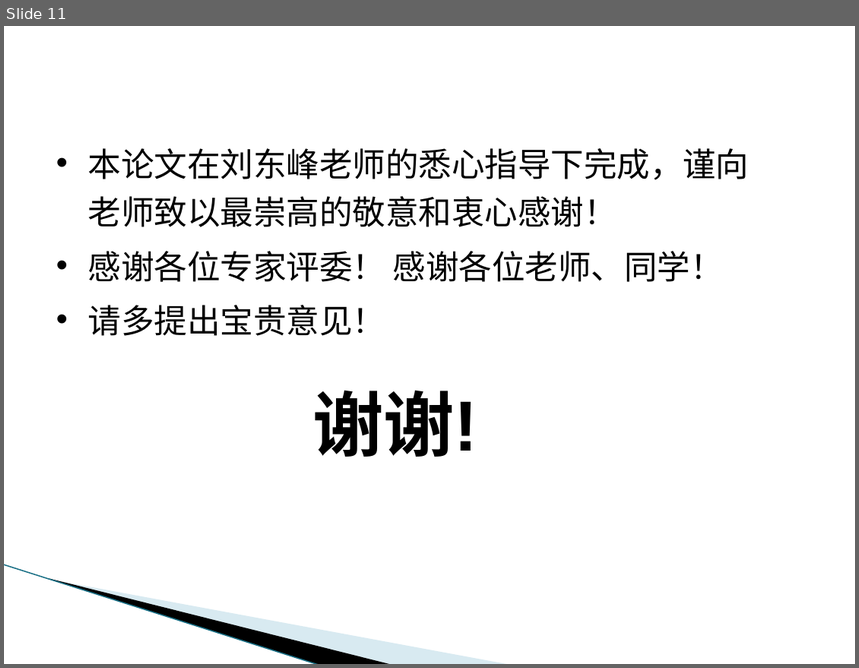
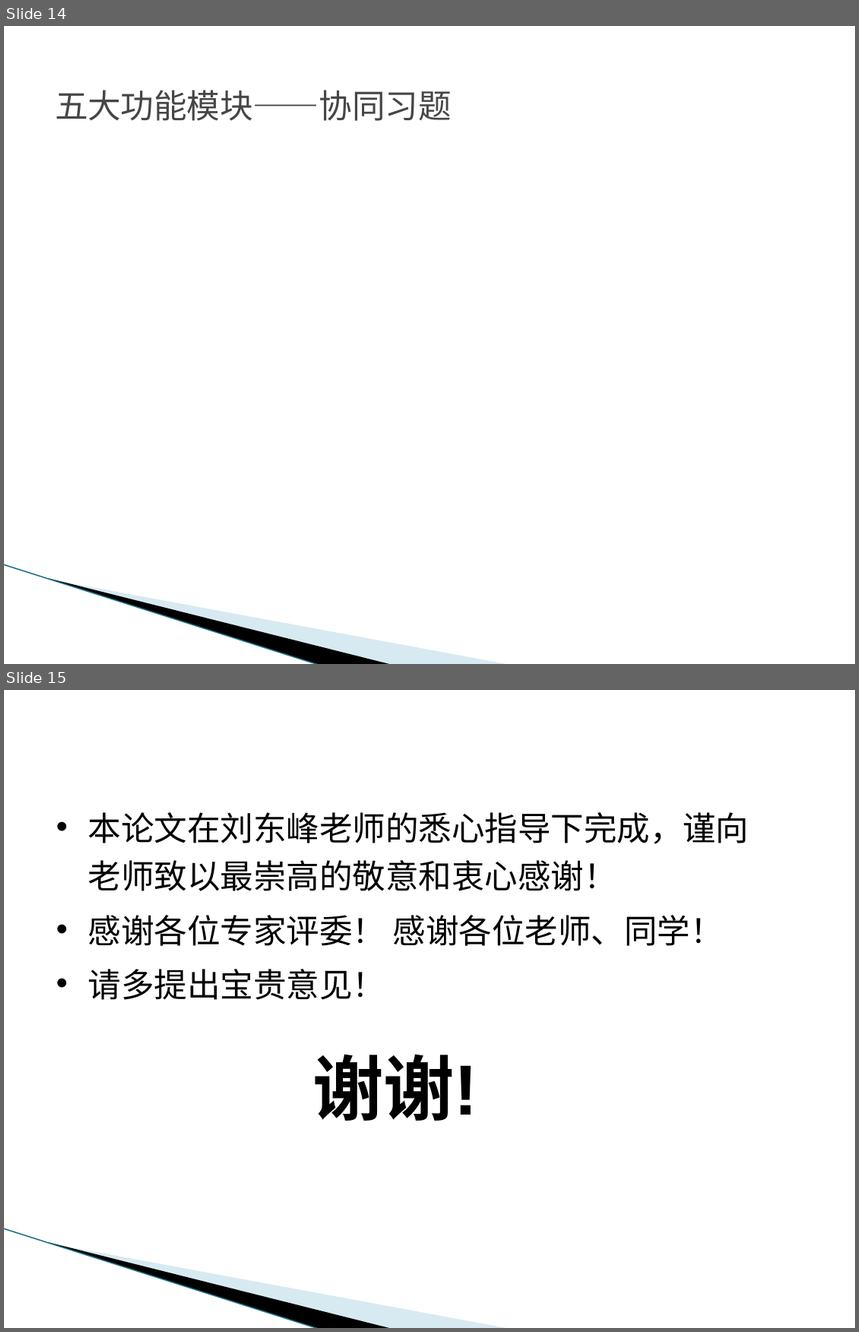
Before and after one commit to zxy15914507674/bishe, a slide deck: 张祥裕答辩PPT.pptx. Shown one above the other, each under a label of ours: slide 11 before the commit, slides 14 and 15 after it. The pictures are 859x668 and 859x1332 pixels, drawn with LibreOffice and Linux fonts; fonts in the diff are those of the drawing; background and template pictures are left out. Boxes give left, top, right and bottom in pixels: in the first picture for what was removed or moved away, otherwise in the second. Text is boxed around its words. In the diff, an @@ line names an element or a change of style, - is before the commit and + after.

Commit message:
智能语音模块和智能答疑模块完成

```diff
--- a/张祥裕答辩PPT.pptx
+++ b/张祥裕答辩PPT.pptx
@@ slide 14 added at <box>4,26,855,664</box>, background #FFFFFF; not listed: 3 template elements that a slide beside it also shows @@
@@ title added at <box>55,90,452,121</box>, 28 pt, text #464646 @@
+五大功能模块——协同习题
@@ what was slide 11 is now slide 15 @@
```
Also in this commit, not shown: 2 slides changed, 3 other slides added.
